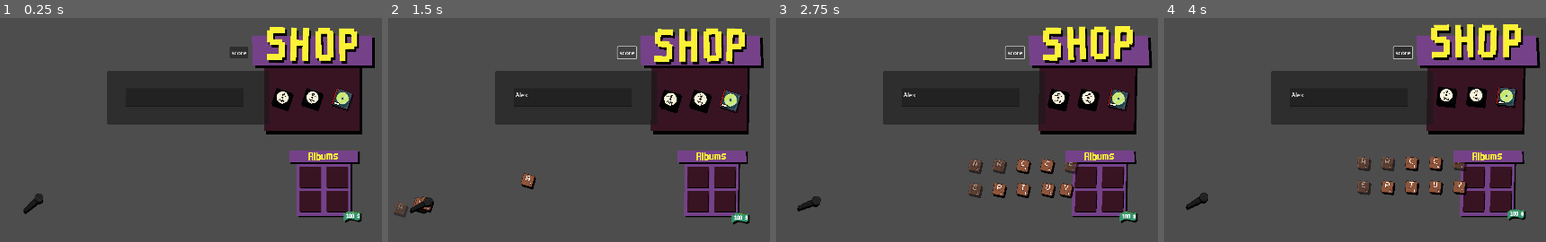
Above: before the commit, frames 1-4 (left to right).
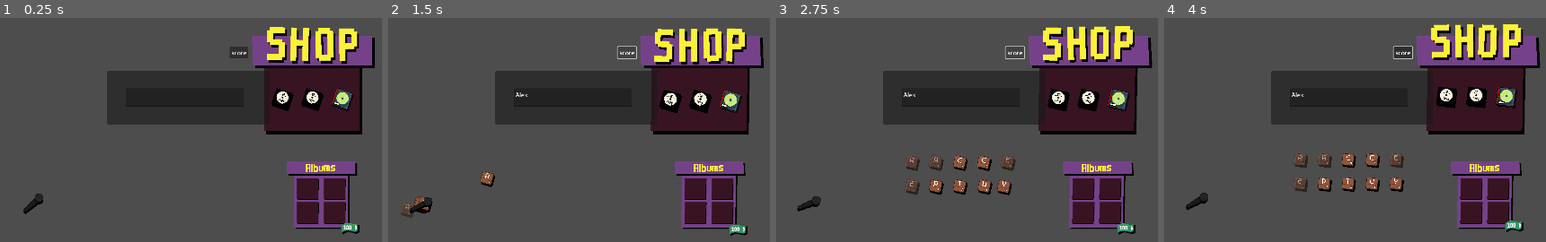
Above: after the commit, the same moments.

Repository: LiranDat/Spitandspell
Game: Godot game, scene res://scoring_test.tscn
The game is run twice, just before and just after one commit, with the same random seed, the same clock (stepped at 60 frames per second) and the same inputs. This scene is started directly instead of the project's main scene.
Inputs (mouse positions are in pixels of both pictures, inside the frame that each line leads up to):
- Up to frame 1 (0.25 s): no input
- Up to frame 2 (1.5 s): click (571, 98) at 0.52 s; type "Alex" at 0.6 s; click "score" at 1.25 s
- Up to frame 3 (2.75 s): click "score" at 2 s
- Up to frame 4 (4 s): click "score" at 2.75 s; move the mouse to (1362, 188) at 3.52 s; click (1362, 188) at 3.67 s

The runs differ from the first frame. In frame 1, 4.3% of the frame differs, in the area x 75-95%, y 59-97%; in frame 2, 4.9%; in frame 3, 7.8%, in the area x 33-95%, y 59-97%; in frame 4, 7.7%.

Commit message:
Fix album scoring

Diff:
--- a/album.gd
+++ b/album.gd
@@ -173,7 +173,7 @@
 	pass
 
 func scoreLetter0(letter,word):
-	if(vowels.find(letter)>0):
+	if(vowels.find(letter)>=0):
 		return [-1,1]
 	else:
 		return [0,1]
--- a/scoring_test.tscn
+++ b/scoring_test.tscn
@@ -28,16 +28,15 @@
 position = Vector2(-676, -19)
 
 [node name="LetterArea" parent="LetterSelection" index="1"]
-position = Vector2(-265, -136)
+position = Vector2(-434, -145)
 
 [node name="Shape" parent="LetterSelection/LetterArea" index="0"]
-position = Vector2(-166, -54)
 polygon = PackedVector2Array(0, 0, 1, 0, 1, 1, 0.905198, 1, 0.704366, 1, 0, 1)
 
-[node name="AlbumCase" parent="LetterSelection/LetterArea" index="1" instance=ExtResource("2_krsl8")]
-position = Vector2(368, 81)
+[node name="Letters" type="Node2D" parent="LetterSelection/LetterArea" index="1"]
 
-[node name="Letters" type="Node2D" parent="LetterSelection/LetterArea" index="2"]
+[node name="AlbumCase" parent="LetterSelection" instance=ExtResource("2_krsl8")]
+position = Vector2(96, -24)
 
 [node name="Camera2D" type="Camera2D" parent="."]
 
